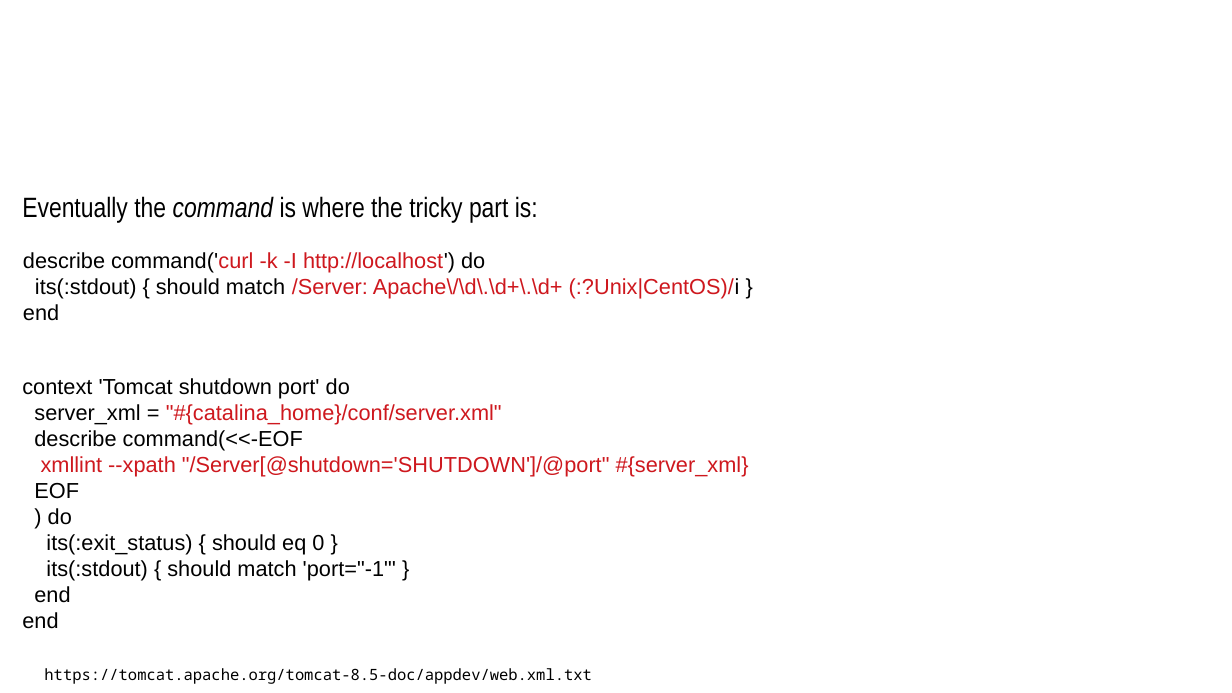
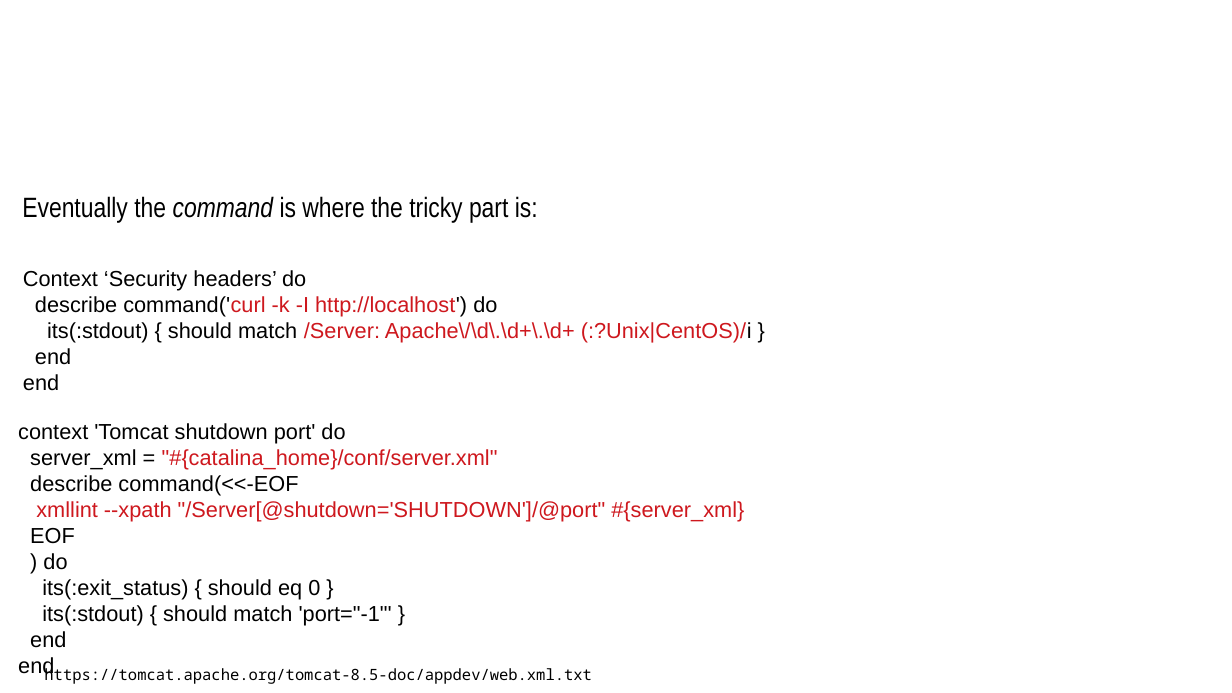
Before and after one commit to sergueik/uru_serverspec, a slide deck: slide 21 of Serverspec Integration in Cloud Provision.odp (slide 15 before the commit). Drawn at 1232x693 pixels with LibreOffice and Linux fonts; fonts in the diff are those of the drawing; background and template pictures are left out. Boxes give left, top, right and bottom in pixels: in the first picture for what was removed or moved away, otherwise in the second. Text is boxed around its words. In the diff, an @@ line names an element or a change of style, - is before the commit and + after.

```diff
--- a/Serverspec Integration in Cloud Provision.odp
+++ b/Serverspec Integration in Cloud Provision.odp
@@ text at (23,270,752,391): text changed; text colour #CE181E to #000000 @@
-describe command('curl -k -I http://localhost') do
-its(:stdout) { should match /Server: Apache\/\d\.\d+\.\d+ (:?Unix|CentOS)/i }
-end
+Context ‘Security headers’ do
+describe command('curl -k -I http://localhost') do
+its(:stdout) { should match /Server: Apache\/\d\.\d+\.\d+ (:?Unix|CentOS)/i }
+end
+end
@@ text "context 'Tomcat shutdown port' do ..." rewrapped from (22,378,749,629) to (18,423,744,678) @@
```
Also in this commit, not shown: 10 other slides changed, 9 slides added, 1 slide removed, 1 other file.
